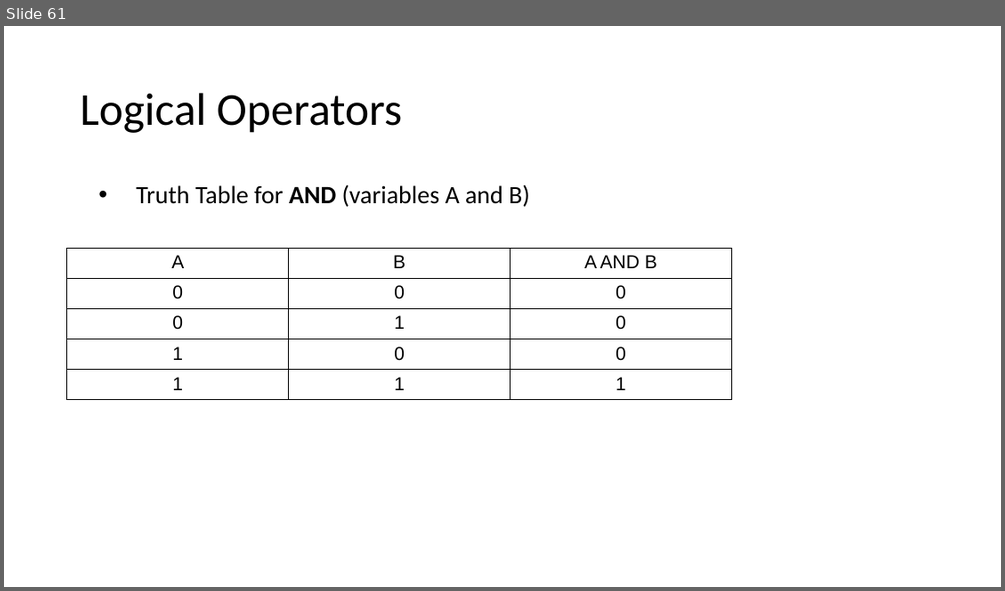
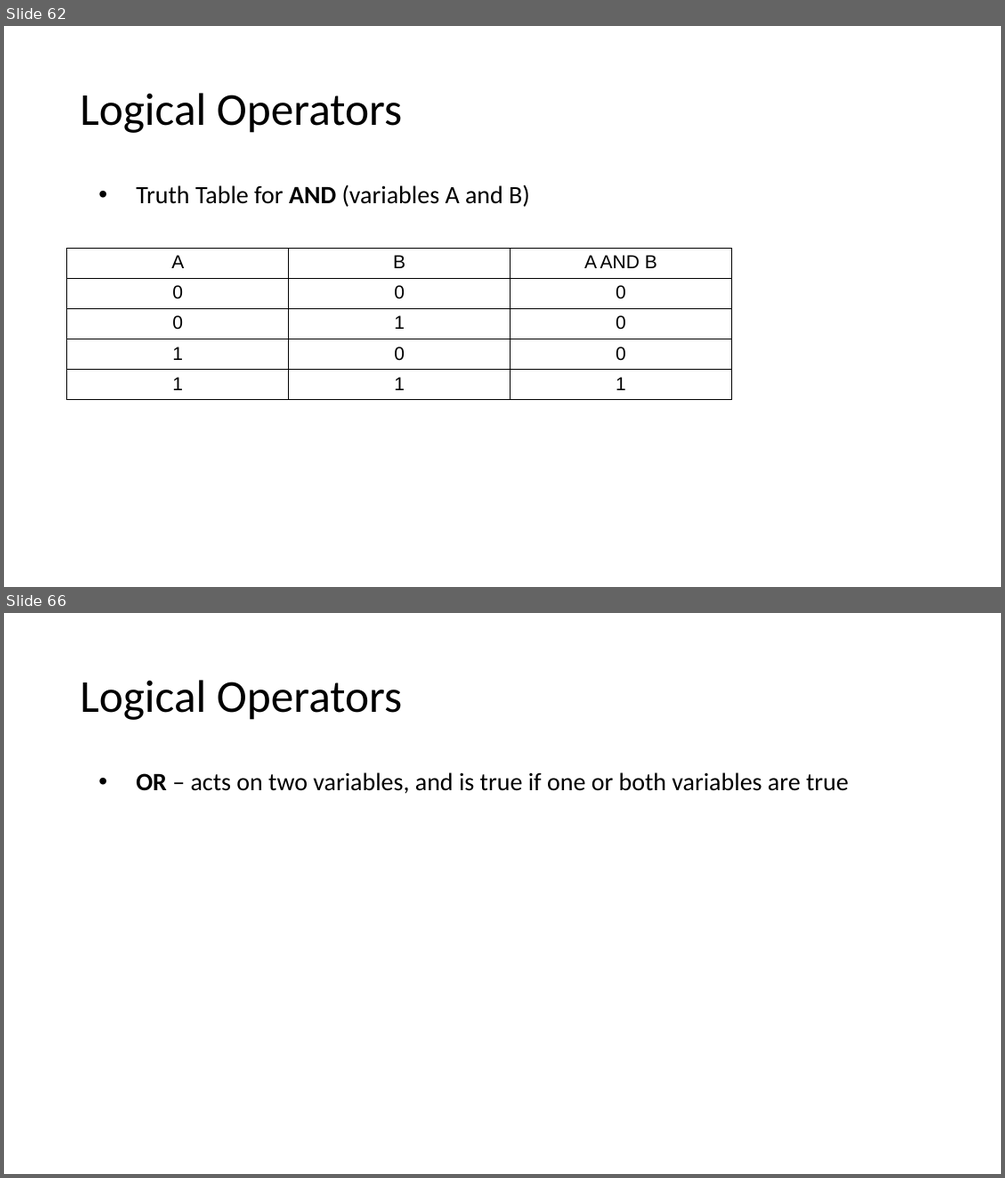
Before and after one commit to MrJoshGross/Course-Curricular-Material, a slide deck: wip/Lecture 2 - Binary, Logic, and Logical Operators.pptx. Shown one above the other, each under a label of ours: slide 61 before the commit, slides 62 and 66 after it; the slides between them are not shown. The pictures are 1005x591 and 1005x1178 pixels, drawn with LibreOffice and Linux fonts; fonts in the diff are those of the drawing. Boxes give left, top, right and bottom in pixels: in the first picture for what was removed or moved away, otherwise in the second. Text is boxed around its words. In the diff, an @@ line names an element or a change of style, - is before the commit and + after.

Commit message:
Update Lecture 2 - Binary, Logic, and Logical Operators.pptx
finished and, added or, xor

```diff
--- a/wip/Lecture 2 - Binary, Logic, and Logical Operators.pptx
+++ b/wip/Lecture 2 - Binary, Logic, and Logical Operators.pptx
@@ slide 66 added at bbox=[4, 613, 1001, 1174], background #FFFFFF @@
@@ title added at bbox=[80, 680, 402, 720], 44 pt, text #000000 @@
+Logical Operators
@@ text added at bbox=[136, 772, 849, 794], 24 pt, text #000000 @@
+• OR – acts on two variables, and is true if one or both variables are true
@@ what was slide 61 is now slide 62 @@
```
Also in this commit, not shown: 2 slides changed, 39 other slides added.
